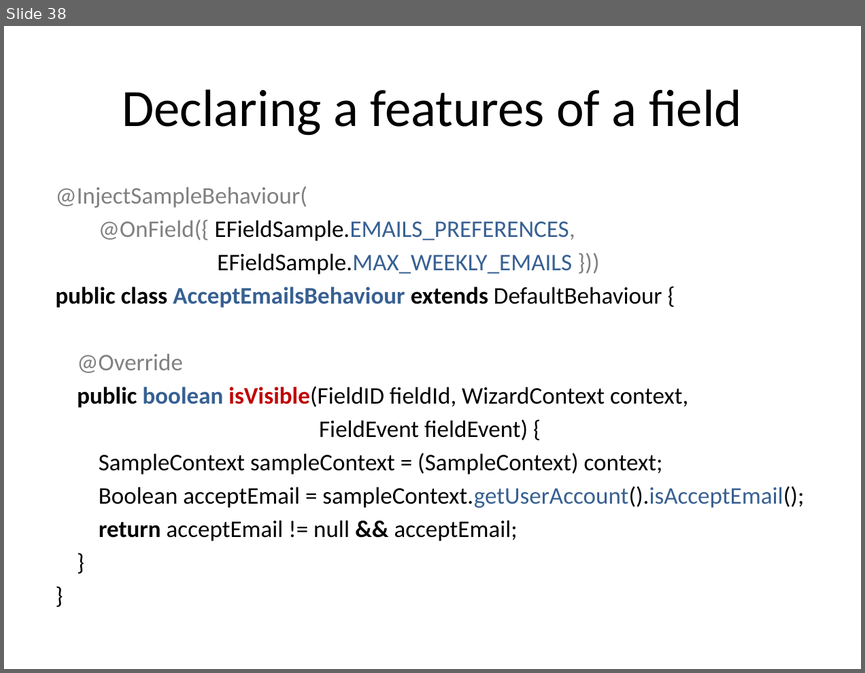
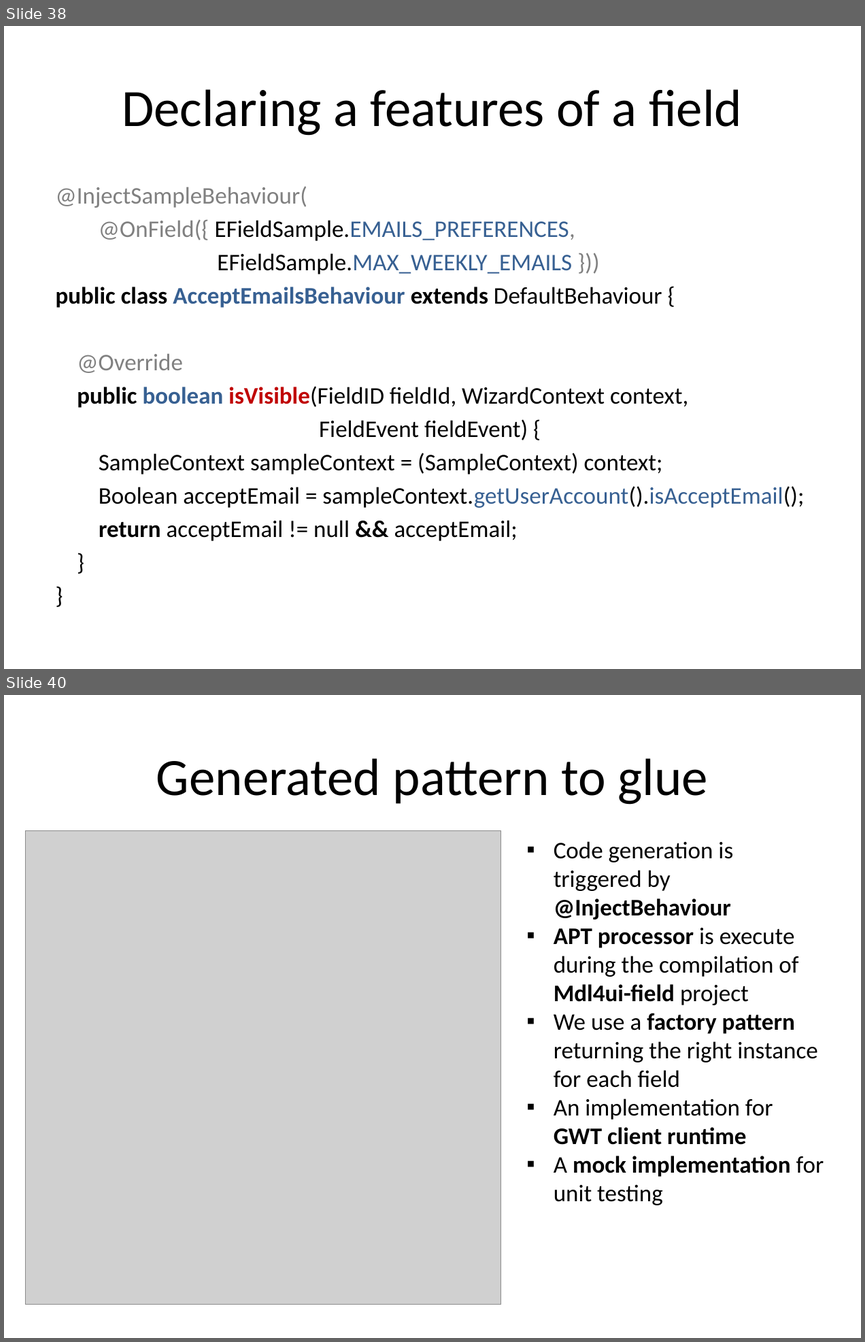
Before and after one commit to lesfurets/mdl4ui, a slide deck: mdl4ui-docs/mdl4ui_cg2013_jba_draft.pptx. Shown one above the other, each under a label of ours: slide 38 before the commit, slides 38 and 40 after it; the slides between them are not shown. The pictures are 865x673 and 865x1342 pixels, drawn with LibreOffice and Linux fonts; fonts in the diff are those of the drawing; grey boxes stand for pictures. Boxes give left, top, right and bottom in pixels: in the first picture for what was removed or moved away, otherwise in the second. Text is boxed around its words. In the diff, an @@ line names an element or a change of style, - is before the commit and + after.

```diff
--- a/mdl4ui-docs/mdl4ui_cg2013_jba_draft.pptx
+++ b/mdl4ui-docs/mdl4ui_cg2013_jba_draft.pptx
@@ slide 40 added at (4, 695, 861, 1338), background #FFFFFF @@
@@ title added at (156, 758, 708, 804), 44 pt, text #000000 @@
+Generated pattern to glue
@@ picture added at (26, 830, 501, 1304) @@
@@ text added at (553, 841, 824, 1205), 20 pt, text #000000 @@
+▪ Code generation is triggered by @InjectBehaviour
+▪ APT processor is execute during the compilation of Mdl4ui-field project
+▪ We use a factory pattern returning the right instance for each field
+▪ An implementation for GWT client runtime
+▪ A mock implementation for unit testing
```
Also in this commit, not shown: 5 slides changed, 6 other slides added, 1 other file.
